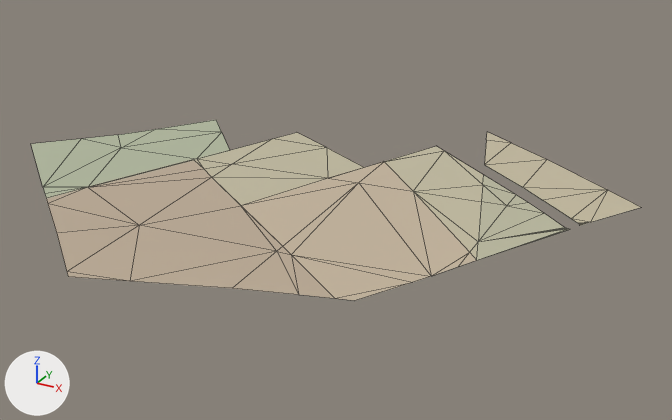
The glTF model assets/malta/countryside/farm_-7_9_soil.glb, before and after one commit.
Camera for both pictures: a 50 mm lens placed at (506.0, -459.0, 378.0), pointed at (292.0, -70.0, 183.0). The axes (+X, +Y, +Z) are drawn at lower left. The lights are the same throughout. The older version comes first. Mesh edges are drawn as thin lines. Vertices at exactly the same position are counted once.

Names of what the first picture shows: 'geometry_0'.
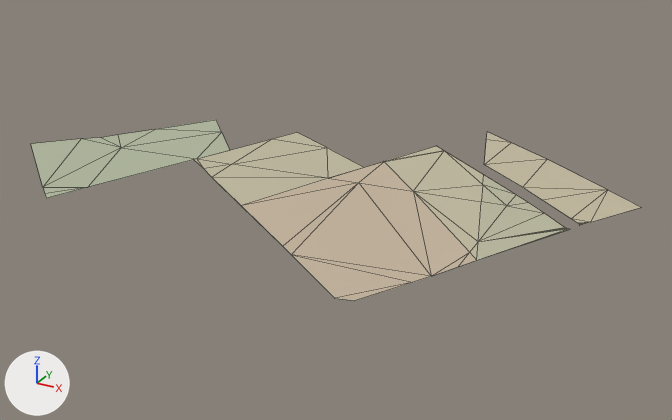
The edits, one by one:
me_geometry_0 is used by ob_geometry_0; location (0.0, 0.0, 0.0).
Verts and faces of me_geometry_0; kept vertices keep their numbers, new ones are numbered from 86.
Before the commit, vertices of me_geometry_0: 1 (140.0, -60.0, 188.0) at pixel (121, 147), 4 (124.0, -44.0, 189.0) at pixel (118, 134), 6 (108.0, -60.0, 188.0) at pixel (81, 138).
me_geometry_0 had 86 vertices, 100 faces and spanned x 88.0..437.0, y -194.0..32.0, z 184.0..203.0.
me_geometry_0 now has 78 vertices, 83 faces and spans x 88.0..437.0, y -165.0..32.0, z 185.0..203.0.
Part 1, on me_geometry_0:
Faces deleted: (1, 4, 6).
New vertex 86 is at (117.0, -52.0, 188.0), pixel (100, 137).
New faces: (1, 4, 86), (1, 86, 6).
Part 2, on me_geometry_0:
9 vertices are removed from x 159.0..329.0, y -194.0..-140.0, z 184.0..191.0.
23 faces are deleted.
5 new faces join them.

Changed parts and their boxes (x1, y1, x2, y2) in the pictures (672 x 420 px):
part 1 of me_geometry_0, cut back
    before: (82, 135, 121, 148)
    after: (83, 135, 121, 148)
part 2 of me_geometry_0, cut back
    before: (46, 160, 358, 298)
    after: (212, 177, 358, 246)
